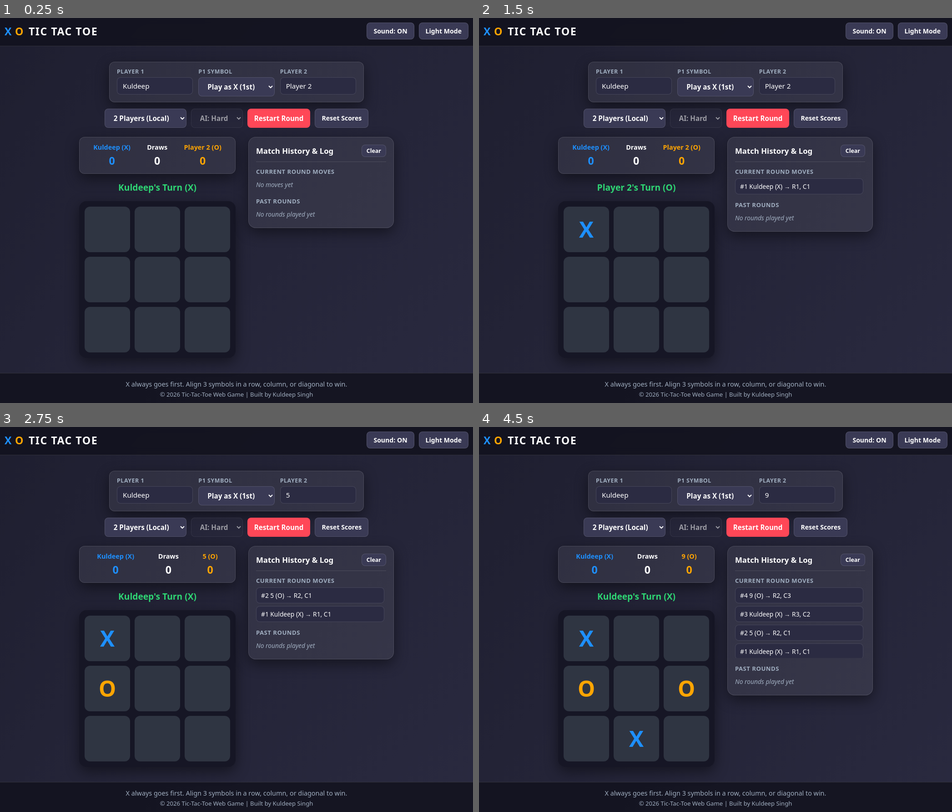
Above: before the commit, frames 1-4 (two rows, left to right).
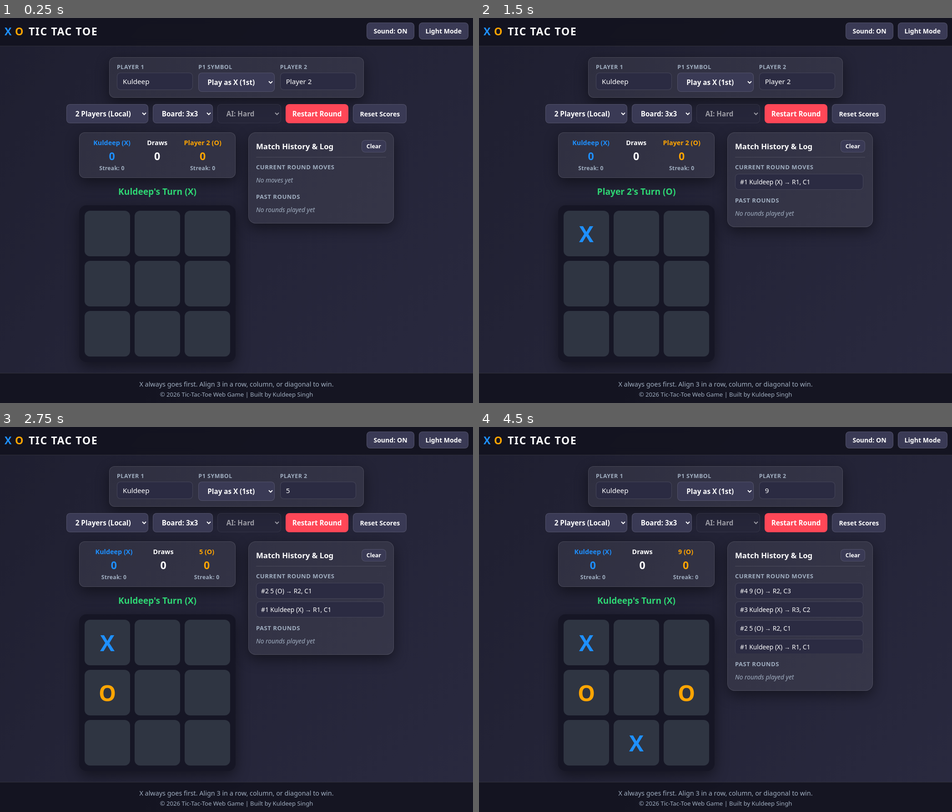
Above: after the commit, the same moments.

Repository: hikuldeep/tic-tac-toe
Game: browser game, page index.html
The game is run twice, just before and just after one commit, with the same random seed, the same clock (stepped at 60 frames per second) and the same inputs.
Inputs (mouse positions are in pixels of both pictures, inside the frame that each line leads up to; where the layout moved, square brackets give the same spot in the first picture):
- Up to frame 1 (0.25 s): no input
- Up to frame 2 (1.5 s): click "Restart Round" at 0.27 s; click (587, 233) [587, 229] at 1.27 s
- Up to frame 3 (2.75 s): click (316, 488) [316, 496] at 1.87 s; type "5" at 1.87 s; tap Enter at 1.9 s; click (108, 692) [108, 688] at 2.47 s
- Up to frame 4 (4.5 s): click (795, 488) [795, 496] at 3.07 s; type "9" at 3.07 s; tap Enter at 3.1 s; click (635, 742) [635, 738] at 3.67 s; click (687, 692) [687, 688] at 4.27 s

The runs differ from the first frame. In frame 1, 8.8% of the frame differs, in the area x 14-86%, y 10-97%; in frame 2, 9.0%; in frame 3, 9.2%; in frame 4, 9.9%.

Commit message:
Add files via upload

Diff:
--- a/index.html
+++ b/index.html
@@ -44,15 +44,21 @@
             </div>
         </div>
 
-        <!-- Game Mode & Difficulty Controls -->
+        <!-- Game Mode, Board Size, Difficulty & Reset Controls -->
         <div class="controls">
             <select id="gameMode" onchange="handleModeChange()">
                 <option value="pvp">2 Players (Local)</option>
                 <option value="ai">Vs Computer (AI)</option>
             </select>
 
+            <select id="boardSize" onchange="handleBoardSizeChange()">
+                <option value="3" selected>Board: 3x3</option>
+                <option value="4">Board: 4x4</option>
+            </select>
+
             <select id="difficulty" onchange="resetGame(false)" disabled>
                 <option value="easy">AI: Easy</option>
+                <option value="medium">AI: Medium</option>
                 <option value="hard" selected>AI: Hard</option>
             </select>
 
@@ -64,24 +70,26 @@
             <!-- Left/Center: Board & Scoreboard -->
             <section class="board-section">
                 <div class="scoreboard">
-                    <div class="score-box x-color" id="labelP1">Kuldeep (X) <span id="scoreP1">0</span></div>
-                    <div class="score-box">Draws <span id="scoreDraw">0</span></div>
-                    <div class="score-box o-color" id="labelP2">Player 2 (O) <span id="scoreP2">0</span></div>
+                    <div class="score-box x-color" id="labelP1">
+                        Kuldeep (X)
+                        <span id="scoreP1">0</span>
+                        <small class="streak-tag" id="streakP1">Streak: 0</small>
+                    </div>
+                    <div class="score-box">
+                        Draws
+                        <span id="scoreDraw">0</span>
+                        <small class="streak-tag"> </small>
+                    </div>
+                    <div class="score-box o-color" id="labelP2">
+                        Player 2 (O)
+                        <span id="scoreP2">0</span>
+                        <small class="streak-tag" id="streakP2">Streak: 0</small>
+                    </div>
                 </div>
 
                 <div class="status" id="status">Kuldeep's Turn (X)</div>
 
-                <div class="board" id="board">
-                    <div class="cell" data-index="0"></div>
-                    <div class="cell" data-index="1"></div>
-                    <div class="cell" data-index="2"></div>
-                    <div class="cell" data-index="3"></div>
-                    <div class="cell" data-index="4"></div>
-                    <div class="cell" data-index="5"></div>
-                    <div class="cell" data-index="6"></div>
-                    <div class="cell" data-index="7"></div>
-                    <div class="cell" data-index="8"></div>
-                </div>
+                <div class="board" id="board"></div>
             </section>
 
             <!-- Right: Live Move Log & Match History -->
@@ -110,7 +118,7 @@
 
     <!-- Footer Section -->
     <footer class="site-footer">
-        <p>X always goes first. Align 3 symbols in a row, column, or diagonal to win.</p>
+        <p id="ruleHint">X always goes first. Align 3 in a row, column, or diagonal to win.</p>
         <p class="copyright">© 2026 Tic-Tac-Toe Web Game | Built by Kuldeep Singh</p>
     </footer>
 
--- a/script.js
+++ b/script.js
@@ -1,27 +1,32 @@
-const cells = document.querySelectorAll('.cell');
+const boardEl = document.getElementById('board');
 const statusText = document.getElementById('status');
 const gameModeSelect = document.getElementById('gameMode');
+const boardSizeSelect = document.getElementById('boardSize');
 const difficultySelect = document.getElementById('difficulty');
 const player1Input = document.getElementById('player1Name');
 const player2Input = document.getElementById('player2Name');
 const player1SymbolSelect = document.getElementById('player1Symbol');
 const labelP1 = document.getElementById('labelP1');
 const labelP2 = document.getElementById('labelP2');
-const scoreDrawEl = document.getElementById('scoreDraw');
 const soundToggleBtn = document.getElementById('soundToggle');
 const themeToggleBtn = document.getElementById('themeToggle');
 const moveLogEl = document.getElementById('moveLog');
 const matchHistoryEl = document.getElementById('matchHistory');
+const ruleHintEl = document.getElementById('ruleHint');
 
 const STORAGE_KEYS = {
     theme: "ttt_theme_v1",
     sound: "ttt_sound_v1",
     scores: "ttt_scores_v1",
+    streaks: "ttt_streaks_v1",
     history: "ttt_history_v1",
     round: "ttt_round_v1"
 };
 
-let board = ["", "", "", "", "", "", "", "", ""];
+let gridSize = 3;
+let board = [];
+let cells = [];
+let winConditions = [];
 let currentSymbol = "X"; // X always starts first
 let gameActive = true;
 let isAiThinking = false;
@@ -29,13 +34,8 @@
 let moveCount = 0;
 let roundNumber = 1;
 let scores = { P1: 0, P2: 0, Draw: 0 };
+let streaks = { P1: 0, P2: 0 };
 let pastRounds = [];
-
-const cellCoords = [
-    "R1, C1", "R1, C2", "R1, C3",
-    "R2, C1", "R2, C2", "R2, C3",
-    "R3, C1", "R3, C2", "R3, C3"
-];
 
 // LocalStorage Helpers
 function saveToStorage(key, value) {
@@ -93,6 +93,14 @@
         };
     }
 
+    const savedStreaks = loadFromStorage(STORAGE_KEYS.streaks, null);
+    if (savedStreaks && typeof savedStreaks.P1 === "number") {
+        streaks = {
+            P1: savedStreaks.P1,
+            P2: savedStreaks.P2
+        };
+    }
+
     const savedHistory = loadFromStorage(STORAGE_KEYS.history, []);
     if (Array.isArray(savedHistory)) {
         pastRounds = savedHistory;
@@ -102,6 +110,73 @@
     roundNumber = Number.isFinite(savedRound) && savedRound > 0 ? savedRound : 1;
 
     renderMatchHistory();
+}
+
+// Board Size & Winning Conditions Builder
+function generateWinConditions(size) {
+    const lines = [];
+
+    // Rows
+    for (let r = 0; r < size; r++) {
+        const row = [];
+        for (let c = 0; c < size; c++) {
+            row.push(r * size + c);
+        }
+        lines.push(row);
+    }
+
+    // Columns
+    for (let c = 0; c < size; c++) {
+        const col = [];
+        for (let r = 0; r < size; r++) {
+            col.push(r * size + c);
+        }
+        lines.push(col);
+    }
+
+    // Main Diagonal
+    const diag1 = [];
+    for (let i = 0; i < size; i++) {
+        diag1.push(i * size + i);
+    }
+    lines.push(diag1);
+
+    // Anti Diagonal
+    const diag2 = [];
+    for (let i = 0; i < size; i++) {
+        diag2.push(i * size + (size - 1 - i));
+    }
+    lines.push(diag2);
+
+    return lines;
+}
+
+function getCoordLabel(index, size) {
+    const row = Math.floor(index / size) + 1;
+    const col = (index % size) + 1;
+    return `R${row}, C${col}`;
+}
+
+function buildBoardGrid(size) {
+    boardEl.innerHTML = "";
+    boardEl.style.setProperty("--grid-size", size);
+    boardEl.classList.toggle("board-4x4", size === 4);
+
+    const totalCells = size * size;
+    board = Array(totalCells).fill("");
+    cells = [];
+
+    for (let i = 0; i < totalCells; i++) {
+        const cell = document.createElement("div");
+        cell.className = "cell";
+        cell.setAttribute("data-index", i);
+        cell.addEventListener("click", handleCellClick);
+        boardEl.appendChild(cell);
+        cells.push(cell);
+    }
+
+    winConditions = generateWinConditions(size);
+    ruleHintEl.textContent = `X always goes first. Align ${size} in a row, column, or diagonal to win.`;
 }
 
 // Web Audio API Sound Synthesizer
@@ -206,9 +281,20 @@
     labelP1.className = `score-box ${p1Sym === "X" ? "x-color" : "o-color"}`;
     labelP2.className = `score-box ${p2Sym === "X" ? "x-color" : "o-color"}`;
 
-    labelP1.innerHTML = `${getPlayer1Name()} (${p1Sym}) <span id="scoreP1">${scores.P1}</span>`;
-    labelP2.innerHTML = `${getPlayer2Name()} (${p2Sym}) <span id="scoreP2">${scores.P2}</span>`;
-    scoreDrawEl.textContent = scores.Draw;
+    labelP1.innerHTML = `
+        ${getPlayer1Name()} (${p1Sym})
+        <span id="scoreP1">${scores.P1}</span>
+        <small class="streak-tag" id="streakP1">Streak: ${streaks.P1}</small>
+    `;
+
+    labelP2.innerHTML = `
+        ${getPlayer2Name()} (${p2Sym})
+        <span id="scoreP2">${scores.P2}</span>
+        <small class="streak-tag" id="streakP2">Streak: ${streaks.P2}</small>
+    `;
+
+    const drawEl = document.getElementById("scoreDraw");
+    if (drawEl) drawEl.textContent = scores.Draw;
 
     if (gameActive) {
         updateTurnStatus();
@@ -223,14 +309,6 @@
         statusText.textContent = `${activeName}'s Turn (${currentSymbol})`;
     }
 }
-
-const winConditions = [
-    [0, 1, 2], [3, 4, 5], [6, 7, 8],
-    [0, 3, 6], [1, 4, 7], [2, 5, 8],
-    [0, 4, 8], [2, 4, 6]
-];
-
-cells.forEach(cell => cell.addEventListener('click', handleCellClick));
 
 function handleModeChange() {
     playClickSound();
@@ -241,6 +319,12 @@
     resetGame(false);
 }
 
+function handleBoardSizeChange() {
+    playClickSound();
+    gridSize = Number(boardSizeSelect.value) === 4 ? 4 : 3;
+    resetGame(false);
+}
+
 function handleSymbolChange() {
     playClickSound();
     resetGame(false);
@@ -265,7 +349,7 @@
     setTimeout(() => {
         aiMove();
         isAiThinking = false;
-    }, 380);
+    }, 360);
 }
 
 function makeMove(index, symbol) {
@@ -287,12 +371,12 @@
         moveLogEl.innerHTML = "";
     }
     const li = document.createElement('li');
-    li.textContent = `#${step} ${playerName} (${symbol}) → ${cellCoords[index]}`;
+    li.textContent = `#${step} ${playerName} (${symbol}) → ${getCoordLabel(index, gridSize)}`;
     moveLogEl.prepend(li);
 }
 
 function addMatchToHistory(resultText) {
-    const entry = `Round ${roundNumber}: ${resultText}`;
+    const entry = `Round ${roundNumber} [${gridSize}x${gridSize}]: ${resultText}`;
     pastRounds.unshift(entry);
     roundNumber++;
     saveToStorage(STORAGE_KEYS.history, pastRounds);
@@ -309,15 +393,11 @@
     renderMatchHistory();
 }
 
-function getWinner(currentBoard) {
-    for (let condition of winConditions) {
-        const [a, b, c] = condition;
-        if (
-            currentBoard[a] !== "" &&
-            currentBoard[a] === currentBoard[b] &&
-            currentBoard[a] === currentBoard[c]
-        ) {
-            return { winner: currentBoard[a], line: condition };
+function getWinner(currentBoard, lines = winConditions) {
+    for (let condition of lines) {
+        const first = currentBoard[condition[0]];
+        if (first !== "" && condition.every(idx => currentBoard[idx] === first)) {
+            return { winner: first, line: condition };
         }
     }
     if (!currentBoard.includes("")) {
@@ -337,10 +417,16 @@
 
         if (outcome.winner === getP1Symbol()) {
             scores.P1++;
+            streaks.P1++;
+            streaks.P2 = 0;
         } else {
             scores.P2++;
-        }
+            streaks.P2++;
+            streaks.P1 = 0;
+        }
+
         saveToStorage(STORAGE_KEYS.scores, scores);
+        saveToStorage(STORAGE_KEYS.streaks, streaks);
         updatePlayerLabels();
         addMatchToHistory(`${winnerName} won in ${moveCount} moves`);
         playWinSound();
@@ -362,12 +448,43 @@
     updateTurnStatus();
 }
 
-// AI Logic (Easy vs Hard Minimax)
+// AI Tactical & Difficulty Helpers
+function findImmediateMove(tempBoard, symbol, emptyIndices) {
+    for (let idx of emptyIndices) {
+        tempBoard[idx] = symbol;
+        const result = getWinner(tempBoard);
+        tempBoard[idx] = "";
+        if (result && result.winner === symbol) {
+            return idx;
+        }
+    }
+    return null;
+}
+
+function scoreBoardHeuristic(tempBoard, aiSymbol, humanSymbol) {
+    let score = 0;
+    for (let line of winConditions) {
+        let aiCount = 0;
+        let humanCount = 0;
+        for (let idx of line) {
+            if (tempBoard[idx] === aiSymbol) aiCount++;
+            else if (tempBoard[idx] === humanSymbol) humanCount++;
+        }
+        if (aiCount > 0 && humanCount === 0) {
+            score += Math.pow(10, aiCount);
+        } else if (humanCount > 0 && aiCount === 0) {
+            score -= Math.pow(12, humanCount);
+        }
+    }
+    return score;
+}
+
 function aiMove() {
     if (!gameActive) return;
 
     const aiSymbol = getP2Symbol();
     const humanSymbol = getP1Symbol();
+    const level = difficultySelect.value;
 
     const emptyIndices = board
         .map((val, idx) => (val === "" ? idx : null))
@@ -375,19 +492,40 @@
 
     if (emptyIndices.length === 0) return;
 
-    if (difficultySelect.value === "easy") {
+    // 1. Easy AI: Random move
+    if (level === "easy") {
         const randomMove = emptyIndices[Math.floor(Math.random() * emptyIndices.length)];
         makeMove(randomMove, aiSymbol);
         return;
     }
 
-    // Hard AI using Minimax
+    // 2. Medium AI: Win if possible, else block opponent if needed, else random move
+    if (level === "medium") {
+        const winMove = findImmediateMove(board, aiSymbol, emptyIndices);
+        if (winMove !== null) {
+            makeMove(winMove, aiSymbol);
+            return;
+        }
+
+        const blockMove = findImmediateMove(board, humanSymbol, emptyIndices);
+        if (blockMove !== null) {
+            makeMove(blockMove, aiSymbol);
+            return;
+        }
+
+        const randomMove = emptyIndices[Math.floor(Math.random() * emptyIndices.length)];
+        makeMove(randomMove, aiSymbol);
+        return;
+    }
+
+    // 3. Hard AI: Full Minimax on 3x3, depth-limited Minimax + Heuristic on 4x4
+    const maxDepth = gridSize === 3 ? Infinity : 4;
     let bestScore = -Infinity;
     let bestMove = emptyIndices[0];
 
     for (let idx of emptyIndices) {
         board[idx] = aiSymbol;
-        const score = minimax(board, 0, false, aiSymbol, humanSymbol);
+        const score = minimax(board, 0, false, aiSymbol, humanSymbol, maxDepth);
         board[idx] = "";
 
         if (score > bestScore) {
@@ -399,30 +537,34 @@
     makeMove(bestMove, aiSymbol);
 }
 
-function minimax(tempBoard, depth, isMaximizing, aiSymbol, humanSymbol) {
+function minimax(tempBoard, depth, isMaximizing, aiSymbol, humanSymbol, maxDepth) {
     const result = getWinner(tempBoard);
     if (result) {
-        if (result.winner === aiSymbol) return 10 - depth;
-        if (result.winner === humanSymbol) return depth - 10;
+        if (result.winner === aiSymbol) return 100 - depth;
+        if (result.winner === humanSymbol) return depth - 100;
         return 0;
+    }
+
+    if (depth >= maxDepth) {
+        return scoreBoardHeuristic(tempBoard, aiSymbol, humanSymbol);
     }
 
     if (isMaximizing) {
         let bestScore = -Infinity;
-        for (let i = 0; i < 9; i++) {
+        for (let i = 0; i < tempBoard.length; i++) {
             if (tempBoard[i] === "") {
                 tempBoard[i] = aiSymbol;
-                bestScore = Math.max(bestScore, minimax(tempBoard, depth + 1, false, aiSymbol, humanSymbol));
+                bestScore = Math.max(bestScore, minimax(tempBoard, depth + 1, false, aiSymbol, humanSymbol, maxDepth));
                 tempBoard[i] = "";
             }
         }
         return bestScore;
     } else {
         let bestScore = Infinity;
-        for (let i = 0; i < 9; i++) {
+        for (let i = 0; i < tempBoard.length; i++) {
             if (tempBoard[i] === "") {
                 tempBoard[i] = humanSymbol;
-                bestScore = Math.min(bestScore, minimax(tempBoard, depth + 1, true, aiSymbol, humanSymbol));
+                bestScore = Math.min(bestScore, minimax(tempBoard, depth + 1, true, aiSymbol, humanSymbol, maxDepth));
                 tempBoard[i] = "";
             }
         }
@@ -433,21 +575,18 @@
 function resetGame(resetScores) {
     playClickSound();
 
-    board = ["", "", "", "", "", "", "", "", ""];
+    buildBoardGrid(gridSize);
     currentSymbol = "X";
     gameActive = true;
     isAiThinking = false;
     moveCount = 0;
     moveLogEl.innerHTML = `<li class="empty-msg">No moves yet</li>`;
 
-    cells.forEach(cell => {
-        cell.textContent = "";
-        cell.className = "cell";
-    });
-
     if (resetScores) {
         scores = { P1: 0, P2: 0, Draw: 0 };
+        streaks = { P1: 0, P2: 0 };
         saveToStorage(STORAGE_KEYS.scores, scores);
+        saveToStorage(STORAGE_KEYS.streaks, streaks);
     }
 
     updatePlayerLabels();
@@ -458,6 +597,7 @@
     }
 }
 
-// Initialize saved settings, scores, history, and labels on load
+// Initialize saved settings, scores, streaks, history, grid, and labels on load
 loadSavedPreferences();
+buildBoardGrid(gridSize);
 updatePlayerLabels();
--- a/style.css
+++ b/style.css
@@ -13,6 +13,7 @@
     --board-bg: #161625;
     --cell-bg: #2f3542;
     --cell-hover: #3d4454;
+    --grid-size: 3;
     --cell-size: 100px;
     --x-color: #1e90ff;
     --o-color: #ffa502;
@@ -238,7 +239,7 @@
     border: 1px solid var(--border-color);
     box-shadow: var(--shadow);
     width: 100%;
-    max-width: 360px;
+    max-width: 390px;
 }
 
 .score-box {
@@ -252,6 +253,15 @@
     font-size: 1.45rem;
     font-weight: bold;
     margin-top: 4px;
+}
+
+.streak-tag {
+    display: block;
+    margin-top: 2px;
+    font-size: 0.76rem;
+    font-weight: 700;
+    color: var(--muted-text);
+    letter-spacing: 0.3px;
 }
 
 .x-color { color: var(--x-color); }
@@ -268,13 +278,17 @@
 
 .board {
     display: grid;
-    grid-template-columns: repeat(3, var(--cell-size));
-    grid-template-rows: repeat(3, var(--cell-size));
+    grid-template-columns: repeat(var(--grid-size), var(--cell-size));
+    grid-template-rows: repeat(var(--grid-size), var(--cell-size));
     gap: 10px;
     background: var(--board-bg);
     padding: 12px;
     border-radius: 16px;
     box-shadow: var(--shadow);
+}
+
+.board.board-4x4 {
+    --cell-size: 80px;
 }
 
 .cell {
@@ -404,6 +418,10 @@
         --cell-size: 88px;
     }
 
+    .board.board-4x4 {
+        --cell-size: 68px;
+    }
+
     .header-container {
         justify-content: center;
         text-align: center;
@@ -427,6 +445,10 @@
         --cell-size: 76px;
     }
 
+    .board.board-4x4 {
+        --cell-size: 58px;
+    }
+
     .scoreboard {
         padding: 10px 12px;
         gap: 10px;
